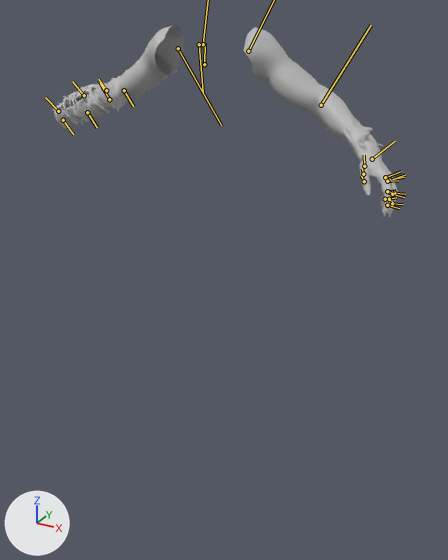
What one commit did to the FBX model Assets/Models/Character/CH_Arms.fbx.
Rendered twice from a 50 mm lens placed at (1.208, -2.054, 2.76), pointed at (0.155, -0.14, 1.803). The lights are fixed; the arrows at lower left show +X, +Y and +Z. The bones that bend it are drawn over the model as lines.

Names of what the first picture shows: 'Arms'.
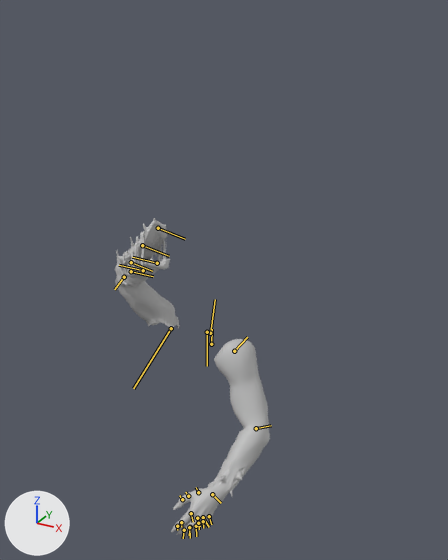
Commit message: Arm animations
Animations arm

The newer file adds an action. The first version stands in its rest pose; the second is drawn at frame 263 of the action 'Take 001'.

Pixel boxes (x1, y1, x2, y2) of what changed, in the pictures (448 x 560 px):
'Arms', posed (55% narrower, 64% taller): before (51, 25, 398, 218); after (115, 218, 270, 535)
bone 'root', root to tip: before (204, 64) to (205, 43); after (211, 344) to (212, 329)
bone 'LeftForeArm', root to tip: before (321, 105) to (371, 25); after (256, 428) to (271, 425)
bone 'RightShoulder', root to tip: before (199, 44) to (203, 92); after (207, 332) to (207, 366)
bone 'RightArm', root to tip: before (178, 48) to (221, 125); after (171, 328) to (133, 388)
bone 'RightForeArm', root to tip: before (124, 90) to (133, 106); after (124, 277) to (114, 289)
bone 'CannonBottom1', root to tip: before (109, 99) to (100, 83); after (131, 271) to (153, 276)
bone 'CannonBottom2', root to tip: before (87, 112) to (97, 127); after (143, 270) to (119, 265)
bone 'CannonTop1', root to tip: before (106, 90) to (98, 79); after (131, 262) to (152, 271)
bone 'CannonTop2', root to tip: before (84, 95) to (72, 81); after (142, 245) to (169, 256)

What changed in the scene script:
```text
Change bone_root:
    where bone_root = bpy.data.objects['CH_Arms'].pose.bones['root']
    bone_root.location: (0.0, 0.0, 0.0) -> (0.0, -117.0, -11.7)
Change bone_leftshoulder:
    where bone_leftshoulder = bpy.data.objects['CH_Arms'].pose.bones['LeftShoulder']  # child of 'root'
    bone_leftshoulder.rotation_quaternion: (1.0, 0.0, 0.0, 0.0) -> (0.901, 0.0, -0.434, 0.0)  # degrees (0, 0, 0) -> degrees (0, -51, 0)
Change bone_leftarm:
    where bone_leftarm = bpy.data.objects['CH_Arms'].pose.bones['LeftArm']  # child of 'LeftShoulder'
    bone_leftarm.rotation_quaternion: (1.0, 0.0, 0.0, 0.0) -> (0.974, 0.01, 0.069, -0.214)  # degrees (0, 0, 0) -> degrees (-1, 8, -25)
Change bone_leftforearm:
    where bone_leftforearm = bpy.data.objects['CH_Arms'].pose.bones['LeftForeArm']  # child of 'LeftArm'
    bone_leftforearm.rotation_quaternion: (1.0, 0.0, 0.0, 0.0) -> (0.984, 0.0, -0.181, 0.0)  # degrees (0, 0, 0) -> degrees (0, -21, 0)
Change bone_rightshoulder:
    where bone_rightshoulder = bpy.data.objects['CH_Arms'].pose.bones['RightShoulder']  # child of 'root'
    bone_rightshoulder.rotation_quaternion: (1.0, 0.0, 0.0, 0.0) -> (0.918, -0.018, -0.394, 0.043)  # degrees (0, 0, 0) -> degrees (-6, -46, 8)
Change bone_rightarm:
    where bone_rightarm = bpy.data.objects['CH_Arms'].pose.bones['RightArm']  # child of 'RightShoulder'
    bone_rightarm.rotation_quaternion: (1.0, 0.0, 0.0, 0.0) -> (0.716, -0.313, -0.187, 0.595)  # degrees (0, 0, 0) -> degrees (-42, 6, 77)
Change bone_rightforearm:
    where bone_rightforearm = bpy.data.objects['CH_Arms'].pose.bones['RightForeArm']  # child of 'RightArm'
    bone_rightforearm.rotation_quaternion: (1.0, 0.0, 0.0, 0.0) -> (0.94, 0.007, -0.34, 0.001)  # degrees (0, 0, 0) -> degrees (1, -40, 0)
Change bone_cannonbottom1:
    where bone_cannonbottom1 = bpy.data.objects['CH_Arms'].pose.bones['CannonBottom1']  # child of 'RightForeArm'
    bone_cannonbottom1.rotation_quaternion: (1.0, 0.0, 0.0, 0.0) -> (0.995, 0.0, 0.101, 0.0)  # degrees (0, 0, 0) -> degrees (0, 12, 0)
Change bone_cannonbottom2:
    where bone_cannonbottom2 = bpy.data.objects['CH_Arms'].pose.bones['CannonBottom2']  # child of 'CannonBottom1'
    bone_cannonbottom2.rotation_quaternion: (1.0, 0.0, 0.0, 0.0) -> (0.999, 0.0, -0.042, 0.0)  # degrees (0, 0, 0) -> degrees (0, -5, 0)
Change bone_cannontop1:
    where bone_cannontop1 = bpy.data.objects['CH_Arms'].pose.bones['CannonTop1']  # child of 'RightForeArm'
    bone_cannontop1.rotation_quaternion: (1.0, 0.0, 0.0, 0.0) -> (0.997, 0.0, -0.081, 0.0)  # degrees (0, 0, 0) -> degrees (0, -9, 0)
Change bone_cannontop2:
    where bone_cannontop2 = bpy.data.objects['CH_Arms'].pose.bones['CannonTop2']  # child of 'CannonTop1'
    bone_cannontop2.rotation_quaternion: (1.0, 0.0, 0.0, 0.0) -> (0.999, 0.0, -0.055, 0.0)  # degrees (0, 0, 0) -> degrees (0, -6, 0)
```
